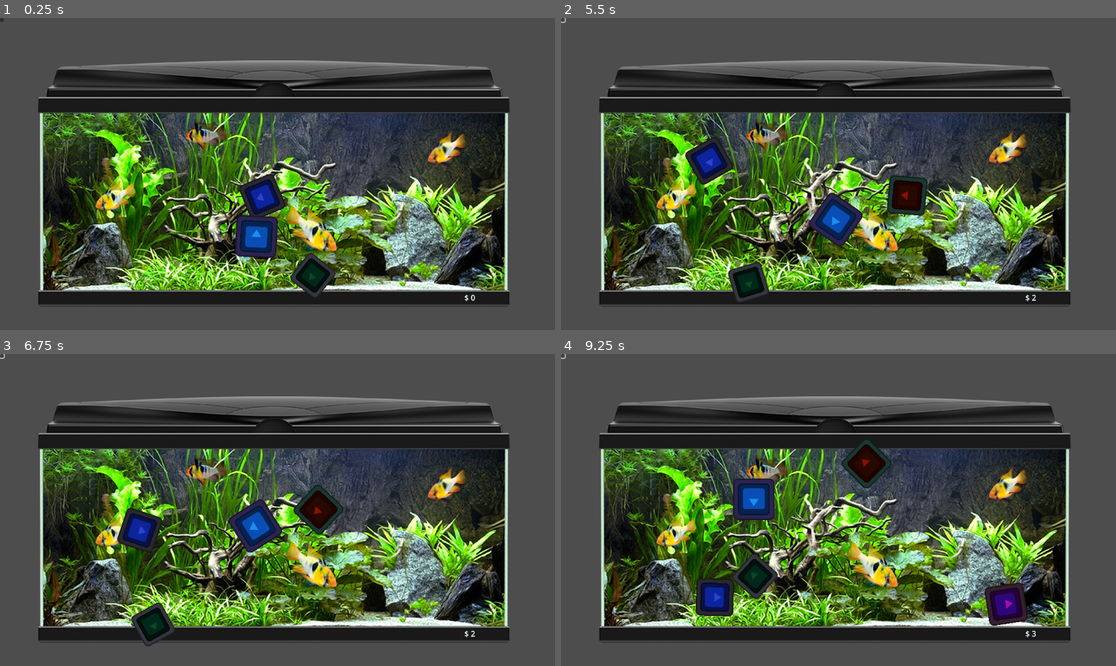
Above: before the commit, frames 1-4 (two rows, left to right).
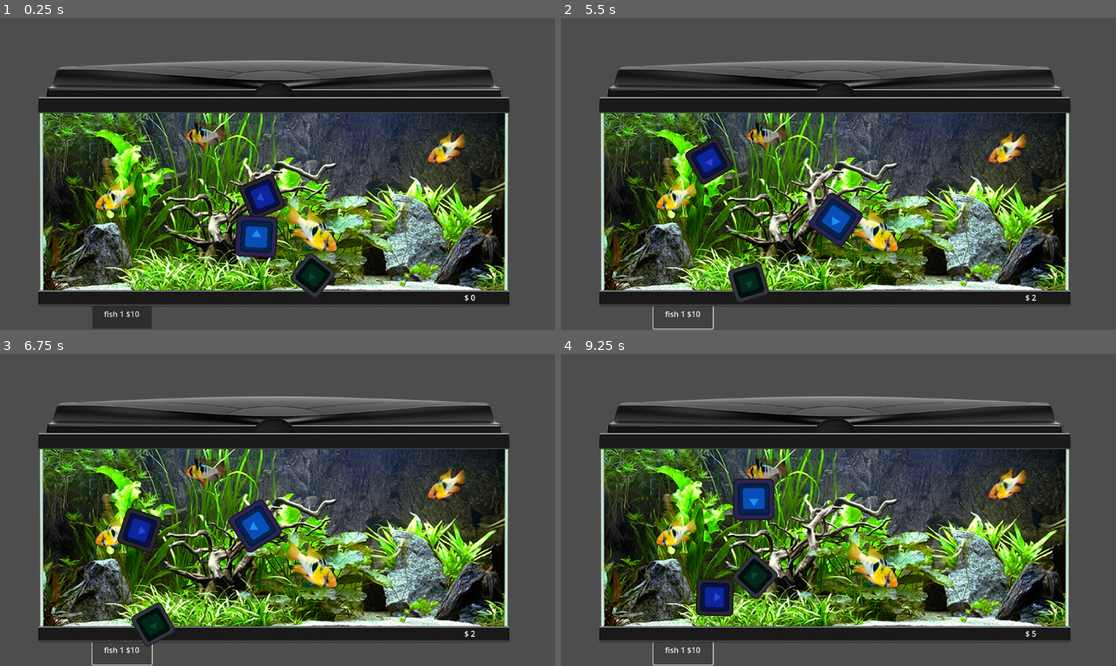
Above: after the commit, the same moments.

Repository: BaliDoggo/brackeys2025
Game: Godot game, scene res://scenes/fish_tank.tscn
Same seed, same stepped clock (60 frames per second), same inputs: the game is played once before the commit and once after it. The engine's default icon, where the game draws it, is replaced by a stand-in: a white triangle on a blue panel in a dark square.
Inputs (mouse positions are in pixels of both pictures, inside the frame that each line leads up to; where the layout moved, square brackets give the same spot in the first picture):
- Up to frame 1 (0.25 s): no input
- Up to frame 2 (5.5 s): click (683, 314) [561, 21] at 0.5 s; click (683, 314) [561, 21] at 1.25 s; click (683, 314) [561, 21] at 2 s; tap Enter (ui_accept) at 2.75, 3.02, 3.77, 5.27 s; tap A (a) at 2.85, 4.55, 5.1 s; tap D (d) at 3.05, 3.6, 5.3 s; tap E (e) at 3.8 s; hold E (e) 4.28-5.03 s
- Up to frame 3 (6.75 s): hold E (e) 5.78-6.53 s; tap D (d) at 5.85 s; tap Enter (ui_accept) at 6.02 s; tap E (e) at 6.6 s
- Up to frame 4 (9.25 s): tap Enter (ui_accept) at 6.77, 8.27, 9.02 s; tap A (a) at 6.8, 7.35, 9.05 s; tap D (d) at 7.55, 8.1 s; tap E (e) at 8.3 s; hold E (e) from 8.78 s (still down)

The runs differ from the first frame. In frame 1, 0.7% of the frame differs, in the area x 0-28%, y 0-100%; in frame 2, 0.9%; in frame 3, 0.9%; in frame 4, 1.7%, in the area x 0-86%, y 0-100%.

Commit message:
move button

Diff:
--- a/fish_tank.gd
+++ b/fish_tank.gd
@@ -8,7 +8,7 @@
 func _ready() -> void:
 	for i in range(3):
 		spawn_random_fish()
-	label.text = "$ " + str(money)
+	update_label()
 
 func spawn_random_fish():
 	var newFish = FISH.instantiate()
@@ -37,11 +37,14 @@
 
 func earn_money(amount):
 	money += amount
+	update_label()
+
+
+func update_label():
 	label.text = "$ " + str(money)
 
-
-
 func _on_fish_1_pressed() -> void:
-	if money >= 2:
-		money -= 2
+	if money >= 10:
+		money -= 10
+		update_label()
 		spawn_random_fish()
--- a/scenes/fish_tank.tscn
+++ b/scenes/fish_tank.tscn
@@ -7,8 +7,11 @@
 script = ExtResource("1_07u7y")
 
 [node name="Fish1" type="Button" parent="."]
-offset_right = 8.0
-offset_bottom = 8.0
+offset_left = 192.0
+offset_top = 584.0
+offset_right = 315.0
+offset_bottom = 645.0
+text = "fish 1 $10"
 
 [node name="Pngimg_com-AquariumPng24" type="Sprite2D" parent="."]
 position = Vector2(569, 340)
